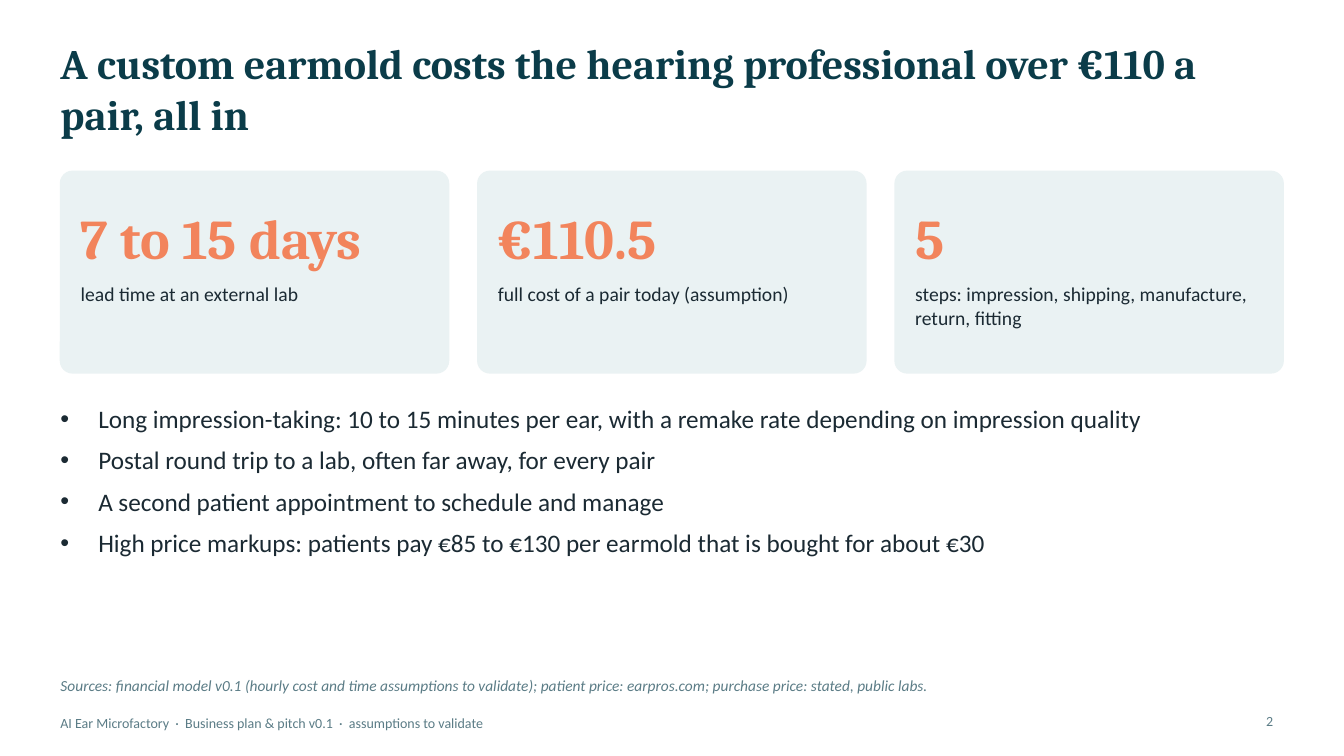
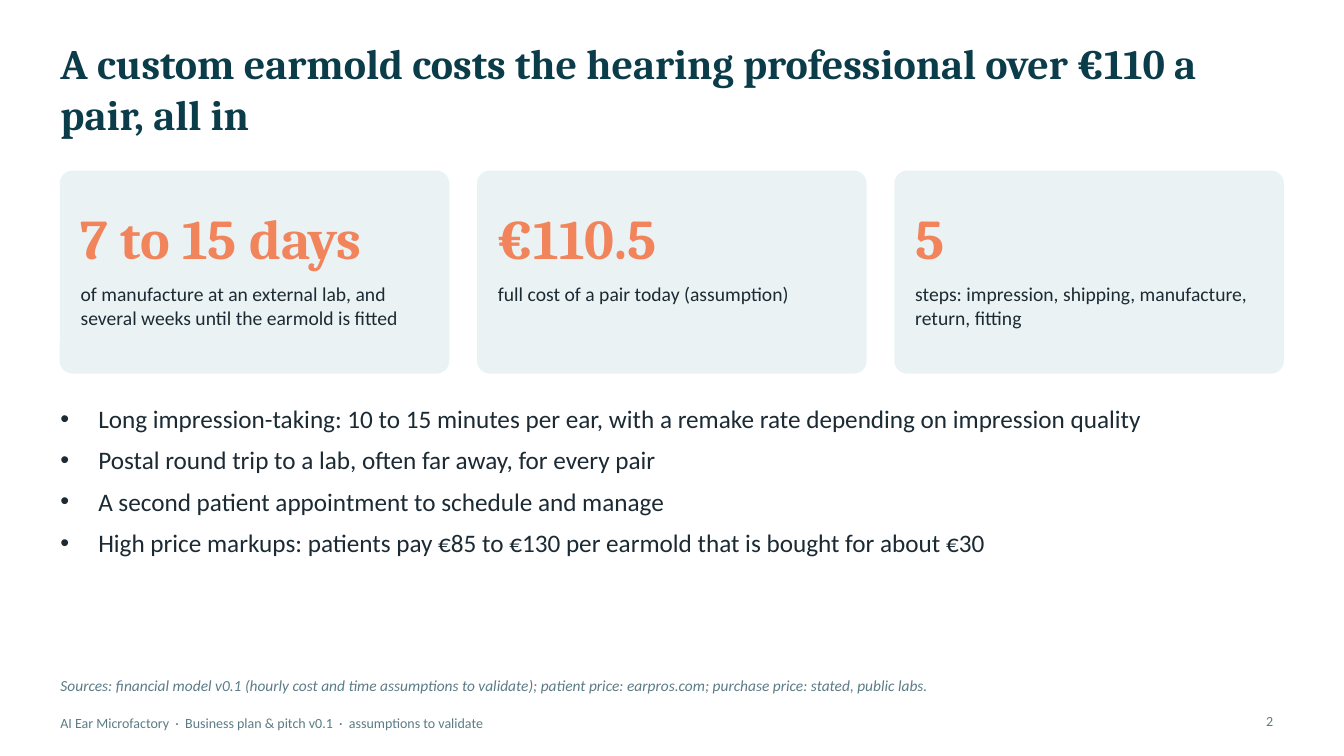
Before and after one commit to kreuille/Symphony_reborn, a slide deck: slide 2 of business/AI_Ear_Microfactory_Pitch_EN.pptx. Drawn at 1344x756 pixels with LibreOffice and Linux fonts; fonts in the diff are those of the drawing. Boxes give left, top, right and bottom in pixels: in the first picture for what was removed or moved away, otherwise in the second. Text is boxed around its words. In the diff, an @@ line names an element or a change of style, - is before the commit and + after.

```diff
--- a/business/AI_Ear_Microfactory_Pitch_EN.pptx
+++ b/business/AI_Ear_Microfactory_Pitch_EN.pptx
@@ text at (81,287,398,325): text changed @@
-lead time at an external lab
+of manufacture at an external lab, and several weeks until the earmold is fitted
```
Also in this commit, not shown: 9 other slides changed, 1 slide added, 5 other files.
